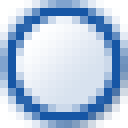
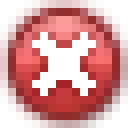
Two versions of the same layered image (128 x 128). Layer-by-layer changes:
showed group "red" (1st of 11, in "16") (3 layers) over [16, 16, 112, 112]
hid group "light" (10 layers) over [16, 16, 112, 112]
